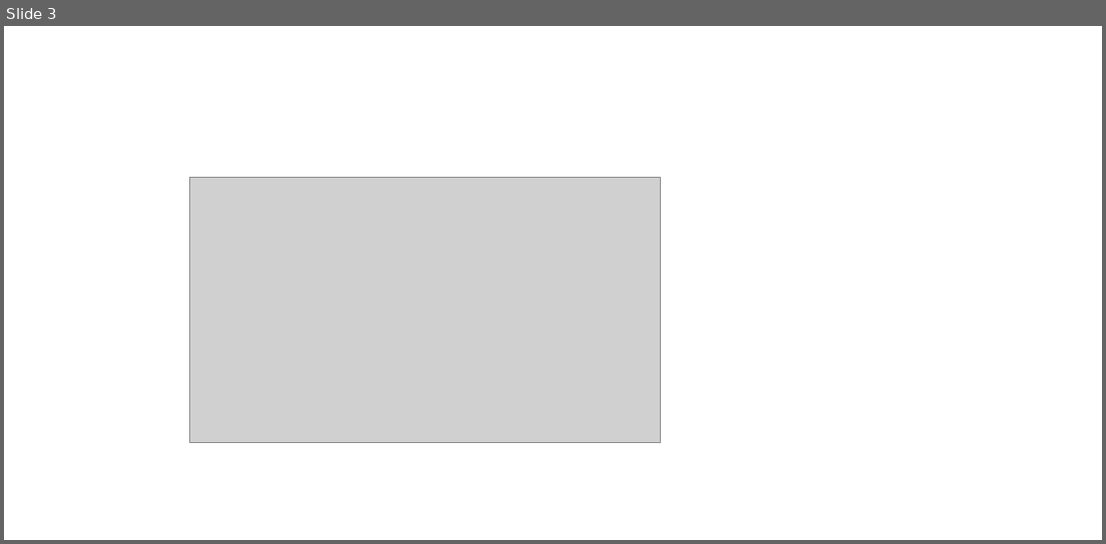
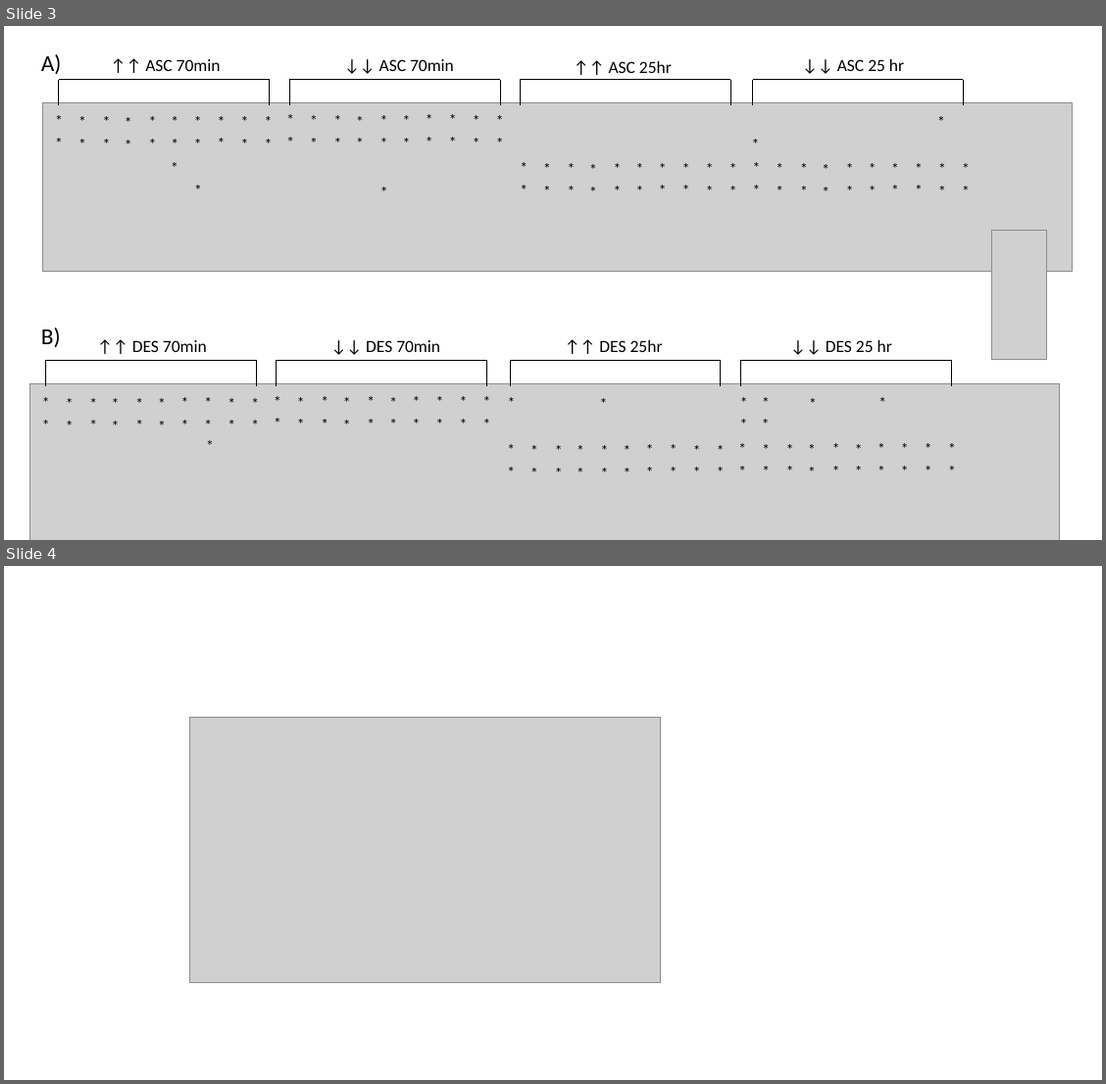
Before and after one commit to ty14/Transition25hr_Manuscript, a slide deck: manuscript/manuscript_figures/heatmap_mainfig.pptx. Shown one above the other, each under a label of ours: slide 3 before the commit, slides 3 and 4 after it. The pictures are 1106x544 and 1106x1084 pixels, drawn with LibreOffice and Linux fonts; fonts in the diff are those of the drawing; grey boxes stand for pictures. Boxes give left, top, right and bottom in pixels: in the first picture for what was removed or moved away, otherwise in the second. Text is boxed around its words. In the diff, an @@ line names an element or a change of style, - is before the commit and + after.

```diff
--- a/manuscript/manuscript_figures/heatmap_mainfig.pptx
+++ b/manuscript/manuscript_figures/heatmap_mainfig.pptx
@@ slide 3 added at (x1=4, y1=26, x2=1102, y2=540), background #FFFFFF @@
@@ text added at (x1=41, y1=54, x2=62, y2=74), 24 pt, text #000000 @@
+A)
@@ group added at (x1=43, y1=59, x2=1072, y2=272): 12 lines, 4 texts, 1 picture @@
+↑↑ ASC 70min
+↑↑ ASC 25hr
+↓↓ ASC 70min
+↓↓ ASC 25 hr
@@ text added at (x1=929, y1=108, x2=953, y2=134), 16 pt, text #000000 @@
+*
@@ group added at (x1=48, y1=108, x2=278, y2=156): 20 texts @@
+*
+*
+*
+*
+*
+*
+*
+*
+*
+*
+*
+*
+*
+*
+*
+*
+*
+*
+*
+*
@@ group added at (x1=279, y1=107, x2=511, y2=155): 20 texts @@
+*
+*
+*
+*
+*
+*
+*
+*
+*
+*
+*
+*
+*
+*
+*
+*
+*
+*
+*
+*
@@ text added at (x1=744, y1=131, x2=766, y2=156), 16 pt, text #000000 @@
+*
@@ text added at (x1=163, y1=155, x2=186, y2=181), 16 pt, text #000000 @@
+*
@@ text added at (x1=186, y1=178, x2=210, y2=203), 16 pt, text #000000 @@
+*
@@ text added at (x1=372, y1=179, x2=396, y2=204), 16 pt, text #000000 @@
+*
@@ group added at (x1=513, y1=155, x2=976, y2=203): 40 texts @@
+*
+*
+*
+*
+*
+*
+*
+*
+*
+*
+*
+*
+*
+*
+*
+*
+*
+*
+*
+*
+*
+*
+*
+*
+*
+*
+*
+*
+*
+*
+*
+*
+*
+*
+*
+*
+*
+*
+*
+*
@@ picture added at (x1=991, y1=230, x2=1047, y2=359) @@
@@ text added at (x1=41, y1=328, x2=61, y2=347), 24 pt, text #000000 @@
+B)
@@ group added at (x1=46, y1=341, x2=952, y2=387): 12 lines, 4 texts @@
+↑↑ DES 70min
+↑↑ DES 25hr
+↓↓ DES 70min
+↓↓ DES 25 hr
@@ picture added at (x1=30, y1=384, x2=1059, y2=540) @@
@@ text added at (x1=499, y1=391, x2=522, y2=416), 16 pt, text #000000 @@
+*
@@ text added at (x1=592, y1=392, x2=616, y2=417), 16 pt, text #000000 @@
+*
@@ text added at (x1=732, y1=391, x2=755, y2=416), 16 pt, text #000000 @@
+*
@@ text added at (x1=754, y1=391, x2=777, y2=416), 16 pt, text #000000 @@
+*
@@ text added at (x1=801, y1=391, x2=824, y2=416), 16 pt, text #000000 @@
+*
@@ text added at (x1=871, y1=390, x2=895, y2=415), 16 pt, text #000000 @@
+*
@@ text added at (x1=198, y1=434, x2=222, y2=459), 16 pt, text #000000 @@
+*
@@ group added at (x1=35, y1=389, x2=497, y2=439): 40 texts @@
+*
+*
+*
+*
+*
+*
+*
+*
+*
+*
+*
+*
+*
+*
+*
+*
+*
+*
+*
+*
+*
+*
+*
+*
+*
+*
+*
+*
+*
+*
+*
+*
+*
+*
+*
+*
+*
+*
+*
+*
@@ text added at (x1=732, y1=412, x2=755, y2=438), 16 pt, text #000000 @@
+*
@@ text added at (x1=754, y1=412, x2=777, y2=438), 16 pt, text #000000 @@
+*
@@ group added at (x1=500, y1=437, x2=962, y2=486): 40 texts @@
+*
+*
+*
+*
+*
+*
+*
+*
+*
+*
+*
+*
+*
+*
+*
+*
+*
+*
+*
+*
+*
+*
+*
+*
+*
+*
+*
+*
+*
+*
+*
+*
+*
+*
+*
+*
+*
+*
+*
+*
@@ what was slide 3 is now slide 4 @@
```
Also in this commit, not shown: 11 other files.
